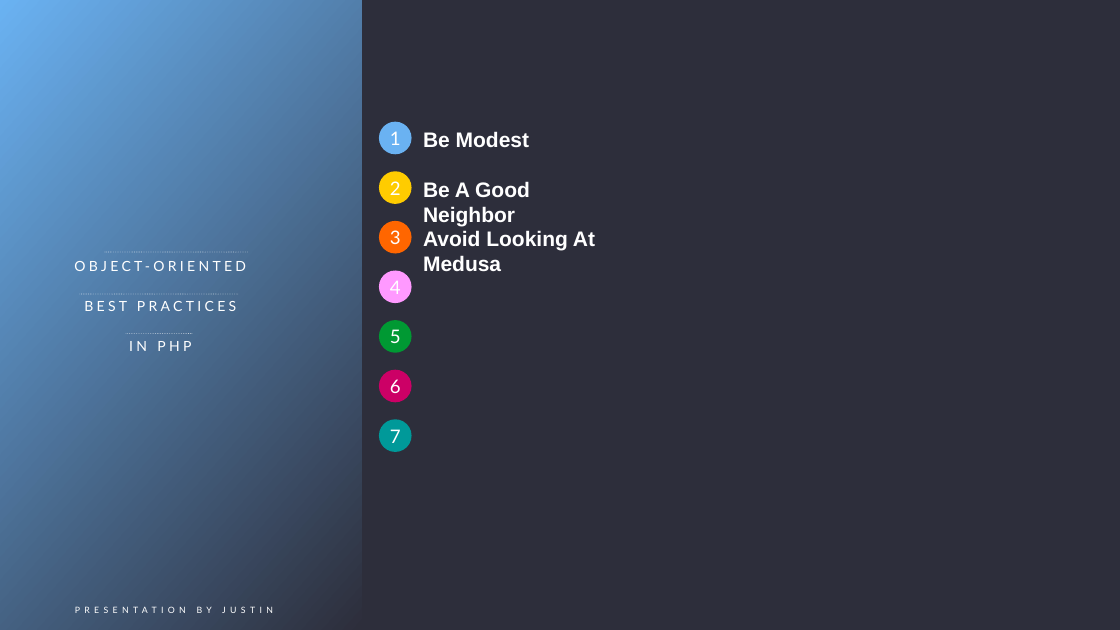
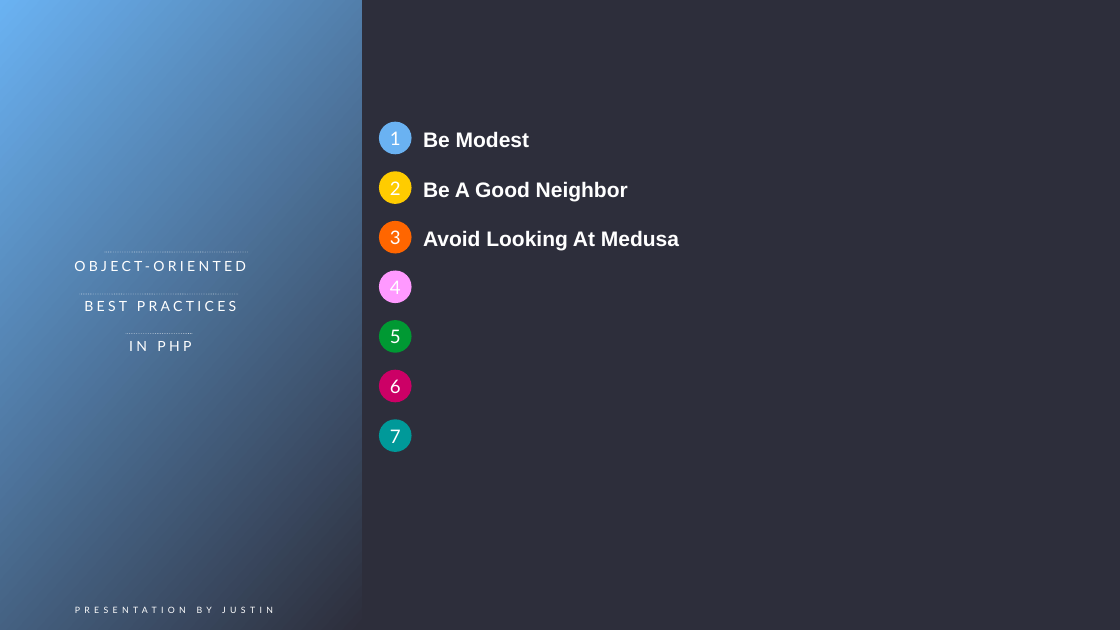
Before and after one commit to wilmer737/react-learning, a slide deck: slide 6 of tech_ppt.pptx. Drawn at 1120x630 pixels with LibreOffice and Linux fonts; fonts in the diff are those of the drawing. Boxes give left, top, right and bottom in pixels: in the first picture for what was removed or moved away, otherwise in the second. Text is boxed around its words. In the diff, an @@ line names an element or a change of style, - is before the commit and + after.

```diff
--- a/tech_ppt.pptx
+++ b/tech_ppt.pptx
@@ text "Be A Good Neighbor" rewrapped from [423, 181, 530, 226] to [423, 181, 628, 201] @@
@@ text "Avoid Looking At Medusa" rewrapped from [423, 230, 595, 271] to [423, 230, 679, 251] @@
```
Also in this commit, not shown: 7 other slides changed, 1 other file.
